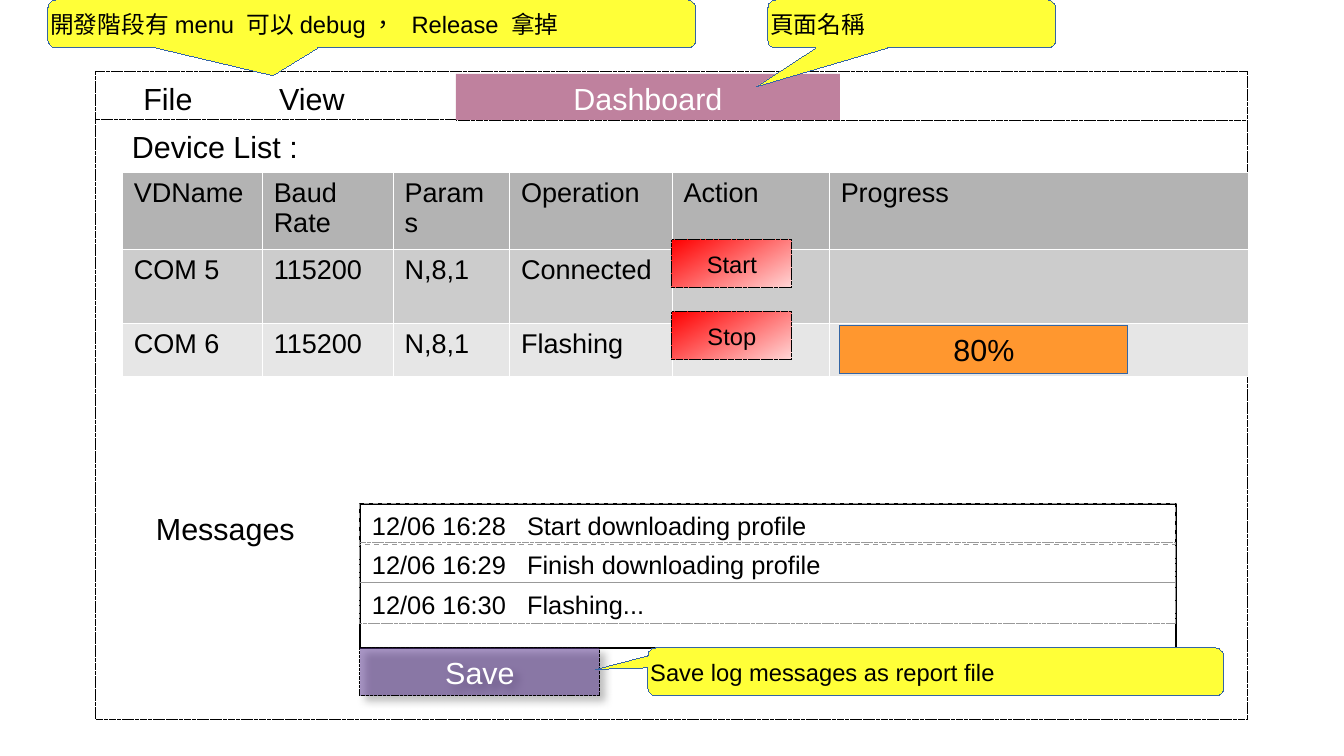
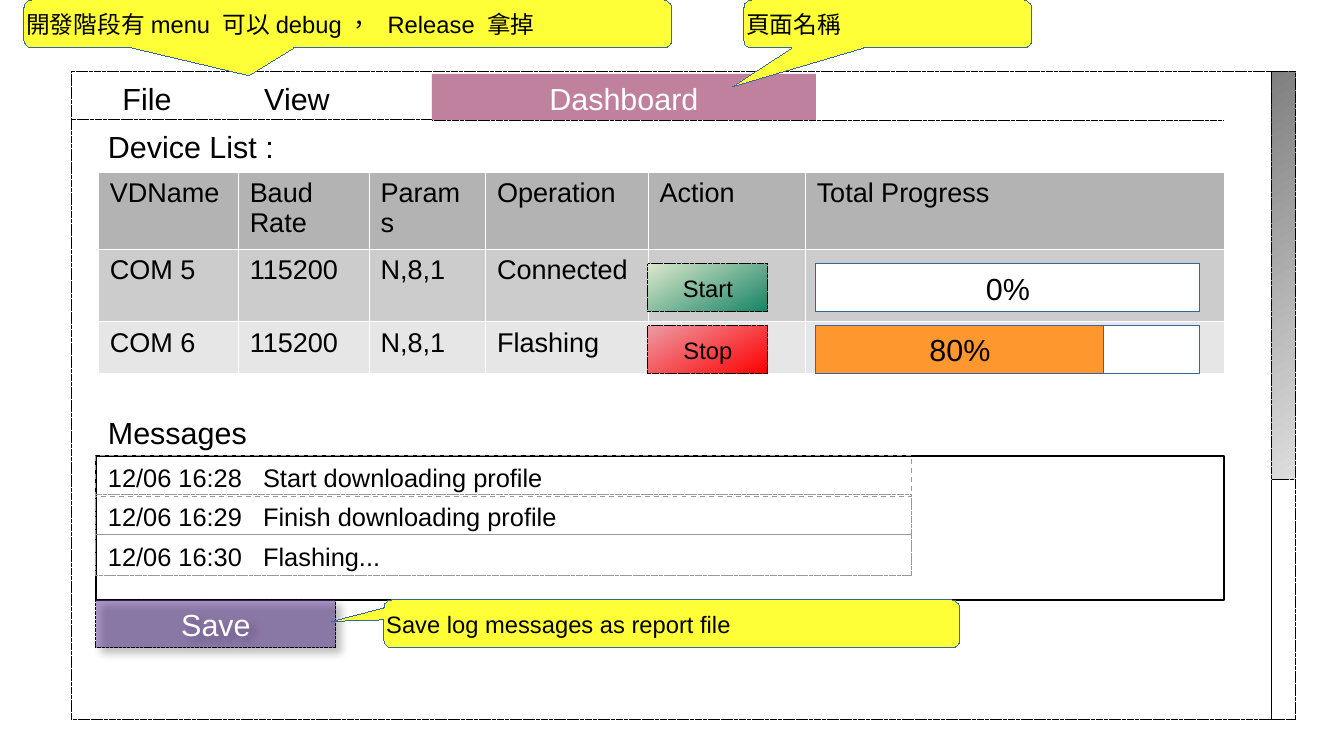
Before and after one commit to tomjpsun/obsidianVaults, a slide deck: slide 2 of DM9051A OTP 燒錄專案/Sketch.odp. Drawn at 1344x756 pixels with LibreOffice and Linux fonts; fonts in the diff are those of the drawing. Boxes give left, top, right and bottom in pixels: in the first picture for what was removed or moved away, otherwise in the second. Text is boxed around its words. In the diff, an @@ line names an element or a change of style, - is before the commit and + after.

```diff
--- a/DM9051A OTP 燒錄專案/Sketch.odp
+++ b/DM9051A OTP 燒錄專案/Sketch.odp
@@ text "File": place and size @@
-text "File" at [143, 88, 192, 111]
+text "File" at [122, 88, 171, 111]
@@ rectangle: place and size @@
-rectangle at [96, 72, 1249, 720]
+rectangle at [72, 72, 1272, 720]
@@ text "View": place and size @@
-text "View" at [279, 88, 344, 111]
+text "View" at [264, 88, 329, 111]
@@ rectangle added at [1272, 72, 1296, 720], outline #000000 0 pt dashed @@
@@ rectangle added at [1272, 72, 1296, 481], fill gradient #808080 to #DDDDDD, outline #000000 0 pt dashed @@
@@ 2 rounded speech boxes, 2 rectangles, 1 text, 1 line: place and size @@
-2 rounded speech boxes, 2 rectangles, 1 text, 1 line at [48, 0, 1249, 373]
+2 rounded speech boxes, 2 rectangles, 1 text, 1 line at [24, 0, 1224, 373]
@@ table at [98, 172, 1224, 370] @@
-row 1, column 6: Progress
+row 1, column 6: Total Progress
@@ table: place and size @@
-table at [122, 172, 1249, 374]
+table at [98, 172, 1224, 370]
@@ rectangle "Start": place and size @@
-rectangle "Start" at [672, 240, 792, 288]
+rectangle "Start" at [648, 265, 767, 312]
@@ rectangle "Start" at [648, 265, 767, 312]: fill gradient #FF0000 to #FFD7D7 to gradient #DDE8CB to #158466 @@
@@ rectangle added at [816, 265, 1200, 312], fill #FFFFFF, outline #3465A4 0 pt, 18 pt, text #000000 @@
+0%
@@ rectangle "Stop": place and size @@
-rectangle "Stop" at [672, 312, 792, 360]
+rectangle "Stop" at [648, 326, 767, 373]
@@ rectangle "Stop" at [648, 326, 767, 373]: fill gradient #FF0000 to #FFD7D7 to gradient #EC9BA4 to #FF0000 @@
@@ rectangle added at [816, 326, 1200, 373], fill #FFFFFF, outline #3465A4 0 pt, 18 pt, text #000000 @@
+80%
@@ text "Messages": place and size @@
-text "Messages" at [156, 519, 295, 546]
+text "Messages" at [108, 423, 247, 450]
@@ rectangle: place and size @@
-rectangle at [360, 504, 1176, 648]
+rectangle at [96, 456, 1224, 600]
@@ 4 rectangles, 1 rounded speech box: place and size @@
-4 rectangles, 1 rounded speech box at [360, 504, 1223, 695]
+4 rectangles, 1 rounded speech box at [96, 456, 960, 648]
```
Also in this commit, not shown: 1 other file.
